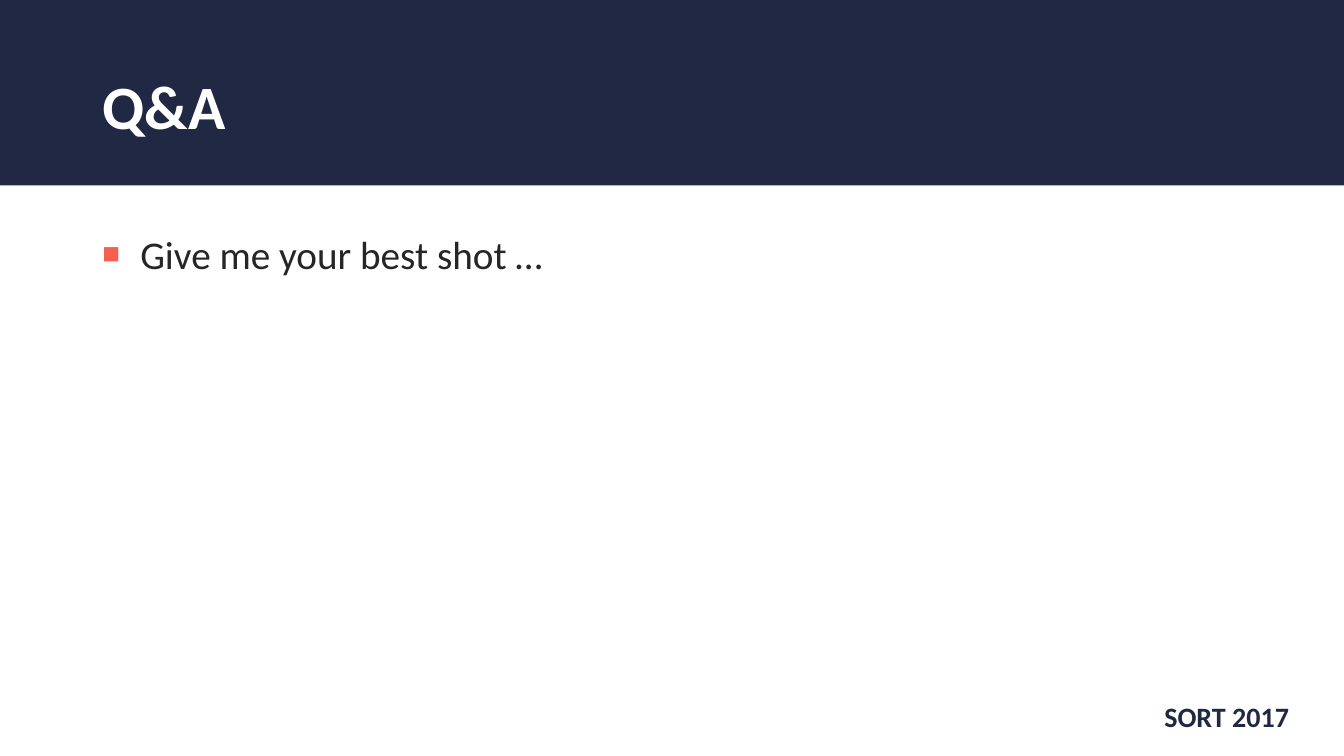
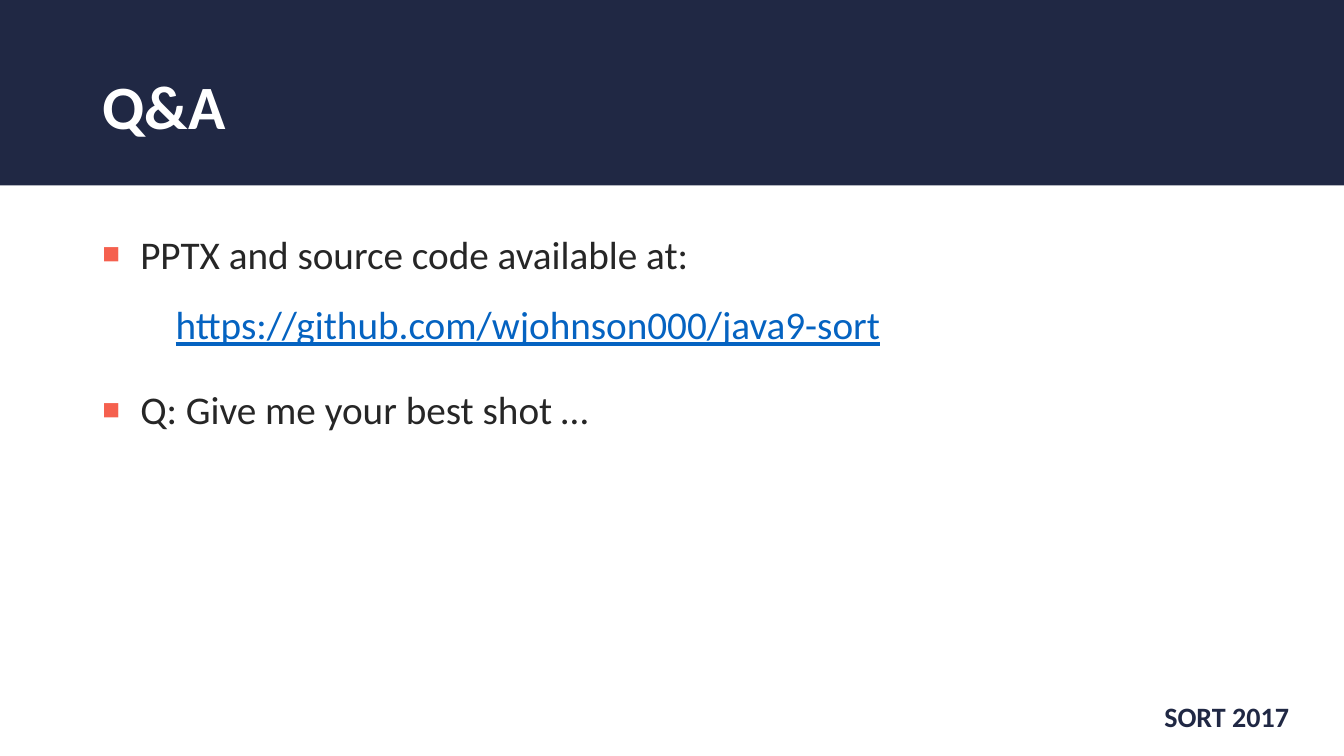
Before and after one commit to wjohnson000/java9-sort, a slide deck: slide 19 of sort-2017-java9.pptx. Drawn at 1344x756 pixels with LibreOffice and Linux fonts; fonts in the diff are those of the drawing; background and template pictures are left out. Boxes give left, top, right and bottom in pixels: in the first picture for what was removed or moved away, otherwise in the second. Text is boxed around its words. In the diff, an @@ line names an element or a change of style, - is before the commit and + after.

Commit message:
Update PPTX

```diff
--- a/sort-2017-java9.pptx
+++ b/sort-2017-java9.pptx
@@ text at (140,241,880,431): text changed @@
-■ Give me your best shot …
+■ PPTX and source code available at:
+  https://github.com/wjohnson000/java9-sort
+■ Q: Give me your best shot …
```
